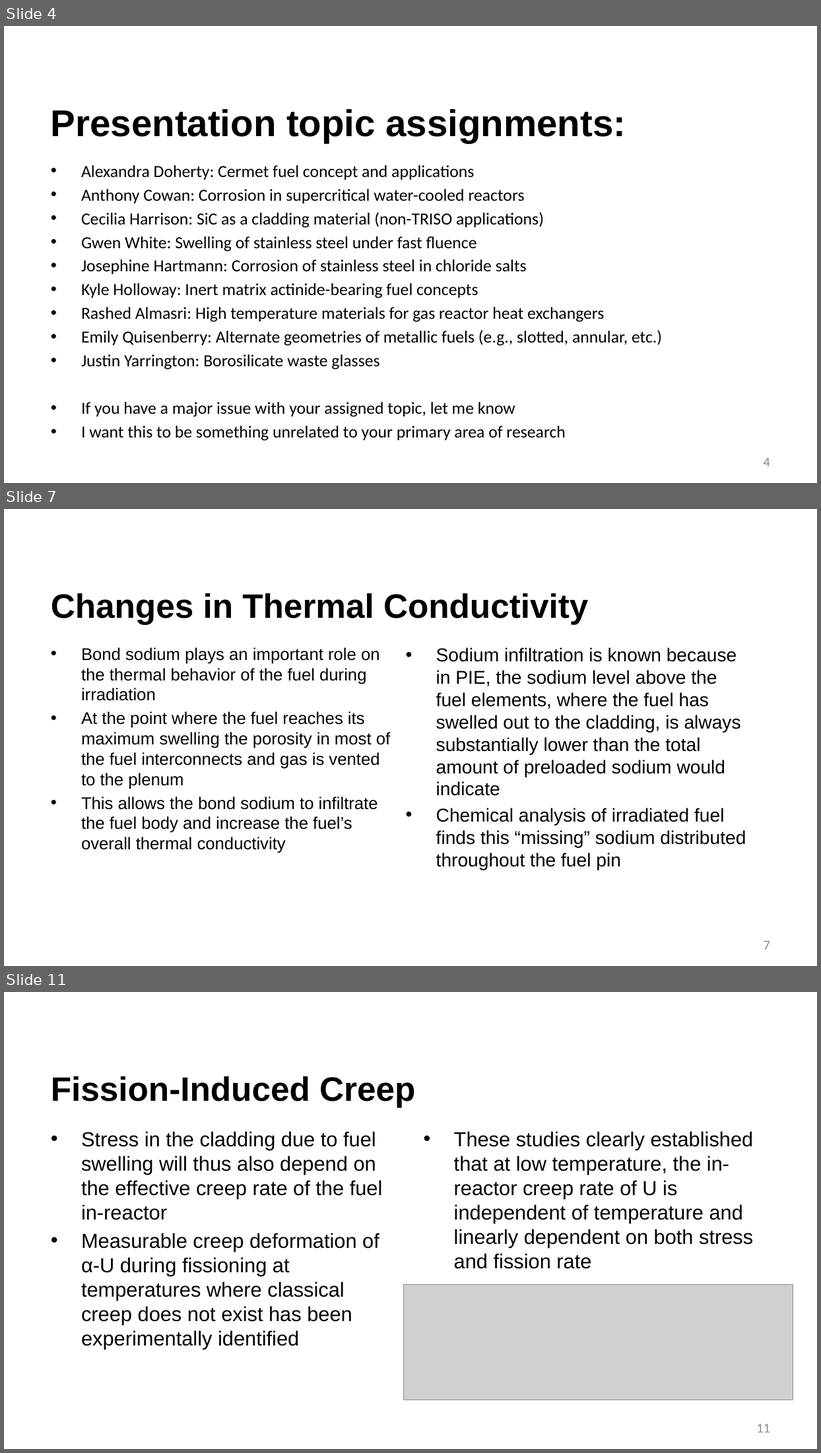
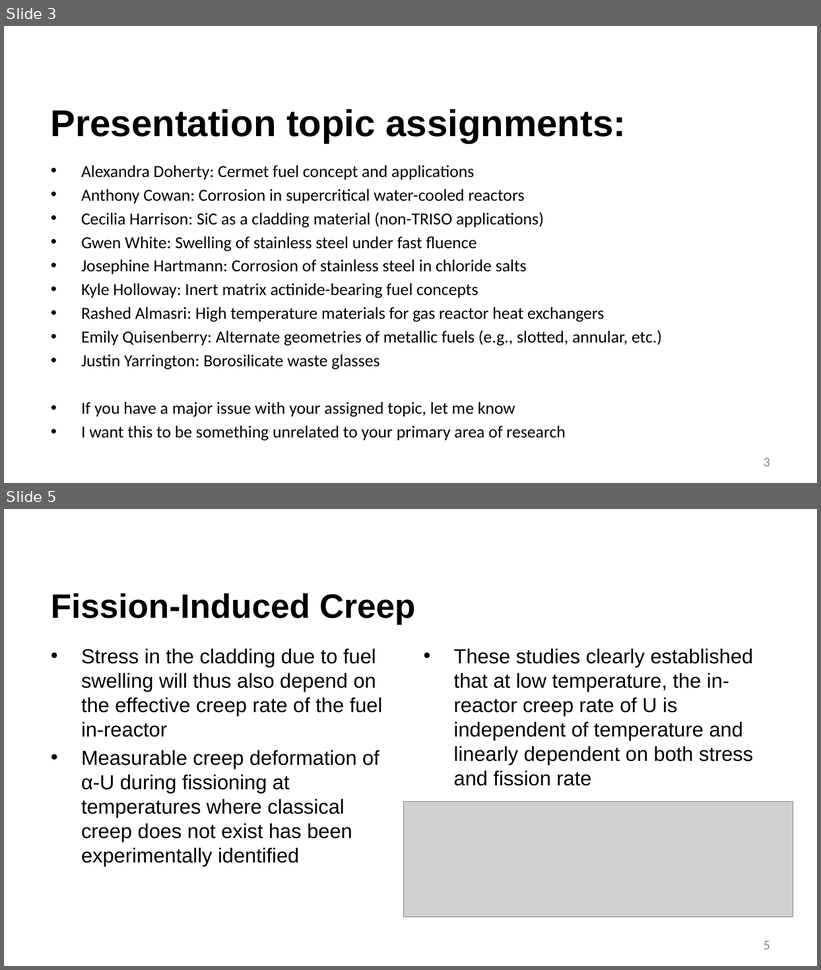
Before and after one commit to benbeeler/TEACHING, a slide deck: Advanced Reactor Materials/Fall2026/Lec10_SFRs.pptx. Shown one above the other, each under a label of ours: slides 4, 7 and 11 before the commit, slides 3 and 5 after it; the slides between them are not shown. The pictures are 821x1453 and 821x970 pixels, drawn with LibreOffice and Linux fonts; fonts in the diff are those of the drawing; grey boxes stand for pictures; background and template pictures are left out. Boxes give left, top, right and bottom in pixels: in the first picture for what was removed or moved away, otherwise in the second. Text is boxed around its words. In the diff, an @@ line names an element or a change of style, - is before the commit and + after.

```diff
--- a/Advanced Reactor Materials/Fall2026/Lec10_SFRs.pptx
+++ b/Advanced Reactor Materials/Fall2026/Lec10_SFRs.pptx
@@ slide 7 removed at <box>4,509,817,966</box>, background #FFFFFF @@
@@ title removed at <box>51,593,588,625</box> @@
-Changes in Thermal Conductivity
@@ text removed at <box>81,648,390,854</box> @@
-• Bond sodium plays an important role on the thermal behavior of the fuel during irradiation
-• At the point where the fuel reaches its maximum swelling the porosity in most of the fuel interconnects and gas is vented to the plenum
-• This allows the bond sodium to infiltrate the fuel body and increase the fuel’s overall thermal conductivity
@@ text removed at <box>436,648,746,871</box> @@
-• Sodium infiltration is known because in PIE, the sodium level above the fuel elements, where the fuel has swelled out to the cladding, is always substantially lower than the total amount of preloaded sodium would indicate
-• Chemical analysis of irradiated fuel finds this “missing” sodium distributed throughout the fuel pin
@@ page number removed at <box>764,941,770,950</box> @@
-7
@@ what was slide 4 is now slide 3 @@
@@ page number at <box>764,458,770,467</box>: text changed @@
-4
+3
@@ what was slide 11 is now slide 5 @@
@@ page number at <box>764,941,770,950</box>: text changed @@
-11
+5
```
Also in this commit, not shown: 2 slides changed, 5 other slides removed, 6 other files.
